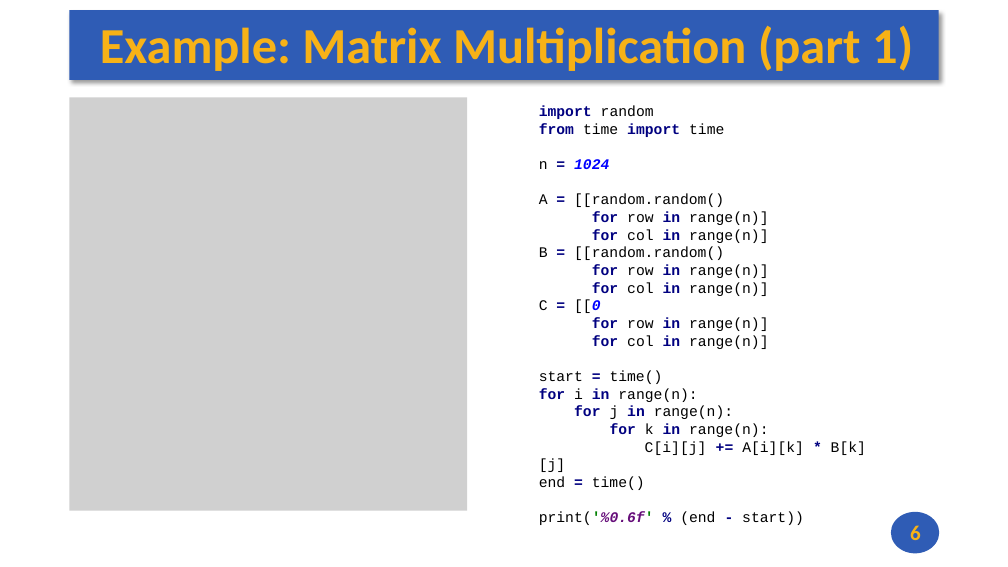
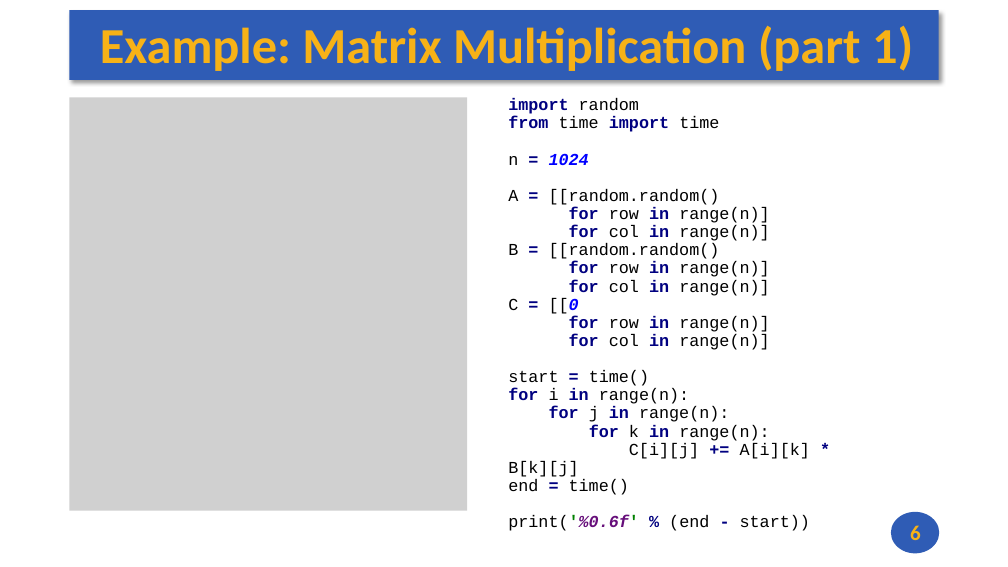
Before and after one commit to andrewt0301/hse-acos-course, a slide deck: slide 6 of docs/part1ca/01_Introduction/CA_Lecture_01.pptx. Drawn at 1008x567 pixels with LibreOffice and Linux fonts; fonts in the diff are those of the drawing; grey boxes stand for pictures. Boxes give left, top, right and bottom in pixels: in the first picture for what was removed or moved away, otherwise in the second. Text is boxed around its words. In the diff, an @@ line names an element or a change of style, - is before the commit and + after.

```diff
--- a/docs/part1ca/01_Introduction/CA_Lecture_01.pptx
+++ b/docs/part1ca/01_Introduction/CA_Lecture_01.pptx
@@ text "import random from time import ...": place and size @@
-text "import random from time import ..." at (539, 106, 866, 525)
+text "import random from time import ..." at (508, 98, 810, 531)
@@ text "import random from time import ..." at (508, 98, 810, 531): size 14 to 16 pt; line spacing 1 to 0.9 @@
```
Also in this commit, not shown: 6 other slides changed, 3 slides added, 1 other file.
